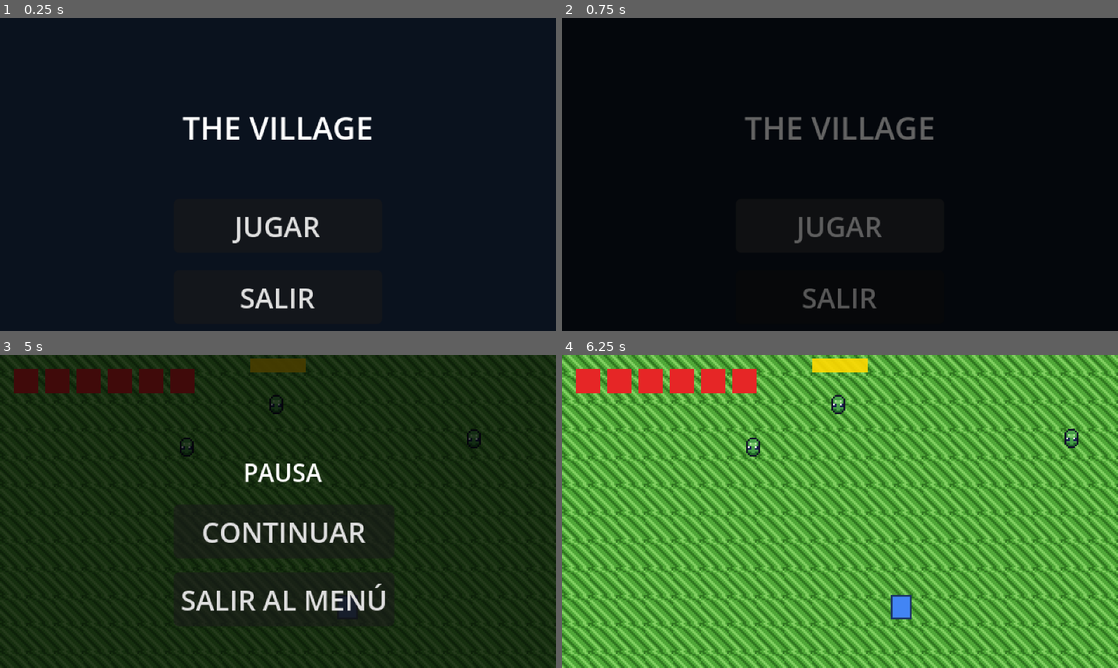
Above: before the commit, frames 1-4 (two rows, left to right).
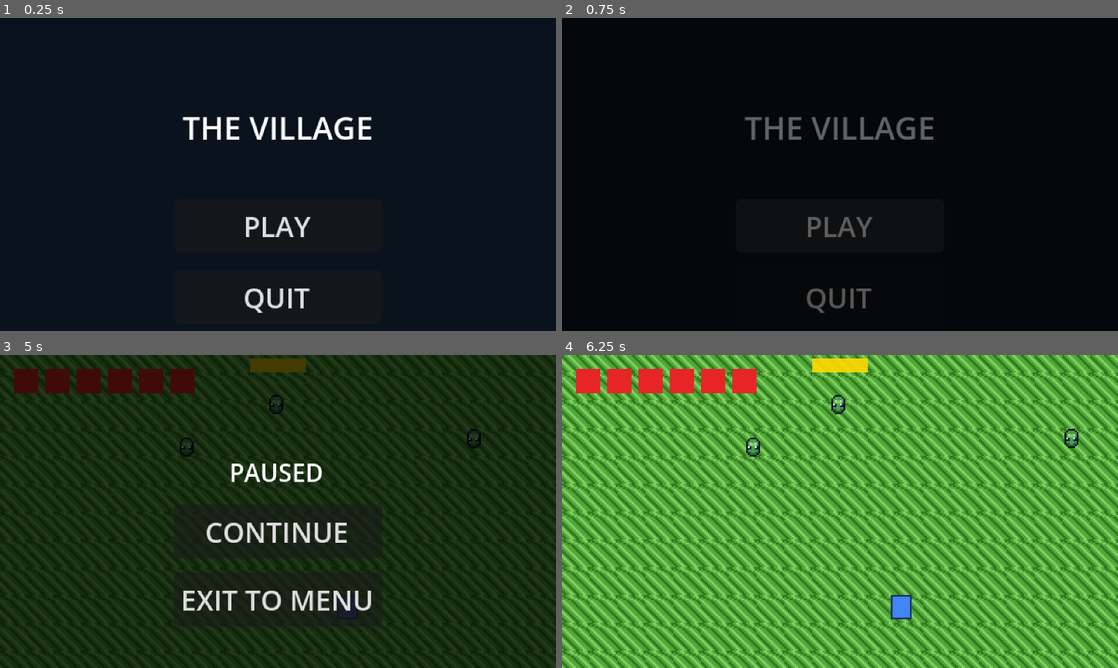
Above: after the commit, the same moments.

Repository: GoDGuilD/TheVillage
Game: Godot game, scene res://scenes/ui/MainMenu.tscn
Same seed, same stepped clock (60 frames per second), same inputs: the game is played once before the commit and once after it.
Inputs (mouse positions are in pixels of both pictures, inside the frame that each line leads up to):
- Up to frame 1 (0.25 s): no input
- Up to frame 2 (0.75 s): click (840, 224) at 0.5 s, where only the run before the commit has a clickable "JUGAR"
- Up to frame 3 (5 s): tap Enter at 1.25 s; move the mouse to (400, 495) at 1.27 s; hold D (move_right) 1.28-2 s; tap Space (attack) at 1.35, 2.85, 4.35 s; click (400, 495) at 1.42 s; drag from (166, 527) to (278, 364) at 2.02 s; move the mouse to (333, 442) at 2.77 s; hold D (move_right) 2.78-3.5 s; click (333, 442) at 2.92 s; drag from (250, 574) to (189, 448) at 3.52 s; move the mouse to (444, 558) at 4.27 s; hold A (move_left) from 4.28 s (still down); click (444, 558) at 4.42 s; tap Escape (pause_game) at 4.9 s
- Up to frame 4 (6.25 s): release A (move_left) at 5 s; click (845, 530) at 5 s, where only the run before the commit has a clickable "CONTINUAR"; drag from (673, 464) to (1056, 439) at 5.77 s

The runs differ from the first frame. In frame 1, 1.1% of the frame differs, in the area x 41-58%, y 63-95%; in frame 2, 1.0%; in frame 3, 3.1%, in the area x 32-70%, y 34-82%; in frame 4, nothing differs.

Commit message:
spanish consistency

Diff:
--- a/autoloads/PauseMenu.gd
+++ b/autoloads/PauseMenu.gd
@@ -6,11 +6,11 @@
 ##
 ## Hierarchy (built in code):
 ##   PauseMenu (CanvasLayer, layer=125, PROCESS_MODE_ALWAYS)
-##     └─ Fondo        (semi-transparent ColorRect)
-##     └─ Caja         (centered VBoxContainer)
-##           └─ Titulo (Label "PAUSA")
-##           └─ BtnContinuar  (Button "CONTINUAR")
-##           └─ BtnMenu       (Button "SALIR AL MENÚ")
+##     └─ Background     (semi-transparent ColorRect)
+##     └─ Box            (centered VBoxContainer)
+##           └─ Title       (Label "PAUSED")
+##           └─ ContinueButton  (Button "CONTINUE")
+##           └─ MenuButton      (Button "EXIT TO MENU")
 
 ## Prevents toggling pause during room transitions.
 var _transitioning: bool = false
@@ -19,49 +19,49 @@
 	layer = 125   ## Below GameOver (127) and SceneManager (128)
 	visible = false
 	process_mode = Node.PROCESS_MODE_ALWAYS
-	_construir_ui()
+	_build_ui()
 	InputHandler.pause_pressed.connect(_on_pause_pressed)
 	SceneManager.transition_started.connect(_on_transition_started)
 	SceneManager.transition_finished.connect(_on_transition_finished)
 
 # ─── UI construction ──────────────────────────────────────────────────────────
 
-func _construir_ui() -> void:
-	var fondo := ColorRect.new()
-	fondo.anchor_right  = 1.0
-	fondo.anchor_bottom = 1.0
-	fondo.color = Color(0.0, 0.0, 0.0, 0.72)
-	fondo.mouse_filter = Control.MOUSE_FILTER_IGNORE
-	add_child(fondo)
+func _build_ui() -> void:
+	var background := ColorRect.new()
+	background.anchor_right  = 1.0
+	background.anchor_bottom = 1.0
+	background.color = Color(0.0, 0.0, 0.0, 0.72)
+	background.mouse_filter = Control.MOUSE_FILTER_IGNORE
+	add_child(background)
 
-	var caja := VBoxContainer.new()
-	caja.anchor_left   = 0.5
-	caja.anchor_top    = 0.5
-	caja.anchor_right  = 0.5
-	caja.anchor_bottom = 0.5
-	caja.offset_left   = -60.0
-	caja.offset_top    = -32.0
-	caja.offset_right  =  60.0
-	caja.offset_bottom =  32.0
-	caja.alignment = BoxContainer.ALIGNMENT_CENTER
-	caja.add_theme_constant_override("separation", 8)
-	add_child(caja)
+	var box := VBoxContainer.new()
+	box.anchor_left   = 0.5
+	box.anchor_top    = 0.5
+	box.anchor_right  = 0.5
+	box.anchor_bottom = 0.5
+	box.offset_left   = -60.0
+	box.offset_top    = -32.0
+	box.offset_right  =  60.0
+	box.offset_bottom =  32.0
+	box.alignment = BoxContainer.ALIGNMENT_CENTER
+	box.add_theme_constant_override("separation", 8)
+	add_child(box)
 
-	var titulo := Label.new()
-	titulo.text = "PAUSA"
-	titulo.horizontal_alignment = HORIZONTAL_ALIGNMENT_CENTER
-	titulo.add_theme_font_size_override("font_size", 14)
-	caja.add_child(titulo)
+	var title := Label.new()
+	title.text = "PAUSED"
+	title.horizontal_alignment = HORIZONTAL_ALIGNMENT_CENTER
+	title.add_theme_font_size_override("font_size", 14)
+	box.add_child(title)
 
-	var btn_continuar := Button.new()
-	btn_continuar.text = "CONTINUAR"
-	btn_continuar.pressed.connect(_on_continuar_presionado)
-	caja.add_child(btn_continuar)
+	var continue_button := Button.new()
+	continue_button.text = "CONTINUE"
+	continue_button.pressed.connect(_on_continue_pressed)
+	box.add_child(continue_button)
 
-	var btn_menu := Button.new()
-	btn_menu.text = "SALIR AL MENÚ"
-	btn_menu.pressed.connect(_on_menu_presionado)
-	caja.add_child(btn_menu)
+	var menu_button := Button.new()
+	menu_button.text = "EXIT TO MENU"
+	menu_button.pressed.connect(_on_menu_pressed)
+	box.add_child(menu_button)
 
 # ─── Pause toggle ──────────────────────────────────────────────────────────────
 
@@ -70,23 +70,23 @@
 	if _transitioning:
 		return
 	match GameManager.state:
-		GameManager.GameState.PLAYING: _pausar()
-		GameManager.GameState.PAUSED:  _reanudar()
+		GameManager.GameState.PLAYING: _pause()
+		GameManager.GameState.PAUSED:  _resume()
 
-func _pausar() -> void:
+func _pause() -> void:
 	visible = true
 	GameManager.set_state(GameManager.GameState.PAUSED)
 
-func _reanudar() -> void:
+func _resume() -> void:
 	visible = false
 	GameManager.set_state(GameManager.GameState.PLAYING)
 
 # ─── Buttons ───────────────────────────────────────────────────────────────────
 
-func _on_continuar_presionado() -> void:
-	_reanudar()
+func _on_continue_pressed() -> void:
+	_resume()
 
-func _on_menu_presionado() -> void:
+func _on_menu_pressed() -> void:
 	visible = false
 	## Unpause the tree BEFORE calling SceneManager:
 	## go_to_room awaits tweens that don't advance while paused=true.
--- a/autoloads/SceneManager.gd
+++ b/autoloads/SceneManager.gd
@@ -1,6 +1,6 @@
 extends CanvasLayer
 ## Manages transitions between rooms and scenes with fade.
-## Usage: SceneManager.go_to_room("res://scenes/world/rooms/Sala1.tscn", "south")
+## Usage: SceneManager.go_to_room("res://scenes/world/rooms/Room1_Tutorial.tscn", "south")
 ##
 ## Flow of a complete transition:
 ##   1. Fade to black
--- a/scenes/ui/GameOver.gd
+++ b/scenes/ui/GameOver.gd
@@ -4,17 +4,17 @@
 ## Architecture:
 ##   - Connects to EventBus.player_died in its own _ready().
 ##   - Instantiated by HealthUI and added to root when the player dies.
-##   - On retry, uses SceneManager to do a clean fade to Sala1.
+##   - On retry, uses SceneManager to do a clean fade to Room1.
 ##
 ## Hierarchy (created in code to avoid .tscn dependencies):
 ##   GameOver (CanvasLayer, layer=127)
-##     └─ Fondo     (ColorRect, full dark screen)
-##     └─ Caja      (VBoxContainer, centered on screen)
-##           └─ Titulo   (Label, "GAME OVER")
-##           └─ Boton    (Button, "REINTENTAR")
+##     └─ Background  (ColorRect, full dark screen)
+##     └─ Box         (VBoxContainer, centered on screen)
+##           └─ Title    (Label, "GAME OVER")
+##           └─ Button   (Button, "RETRY")
 
 ## Seconds to wait before showing the screen (lets the last animation play out)
-const DEMORA_MOSTRAR := 0.8
+const SHOW_DELAY := 0.8
 
 func _ready() -> void:
 	## Layer 127: above the game UI but below the SceneManager fade (128).
@@ -22,57 +22,57 @@
 	visible = false
 	## PROCESS_MODE_ALWAYS guarantees the timer runs even while the tree is paused.
 	process_mode = Node.PROCESS_MODE_ALWAYS
-	_construir_ui()
+	_build_ui()
 	## Start directly: this scene is instantiated AS A RESULT OF player_died,
 	## so the signal has already been emitted. No need to listen for it again.
-	_on_jugador_muerto()
+	_on_player_died()
 
 # ─── UI construction ──────────────────────────────────────────────────────────
 
-func _construir_ui() -> void:
+func _build_ui() -> void:
 	## Semi-transparent background that visually blocks the game underneath.
-	var fondo := ColorRect.new()
-	fondo.anchor_right = 1.0
-	fondo.anchor_bottom = 1.0
-	fondo.color = Color(0.0, 0.0, 0.0, 0.78)
-	fondo.mouse_filter = Control.MOUSE_FILTER_IGNORE
-	add_child(fondo)
+	var background := ColorRect.new()
+	background.anchor_right = 1.0
+	background.anchor_bottom = 1.0
+	background.color = Color(0.0, 0.0, 0.0, 0.78)
+	background.mouse_filter = Control.MOUSE_FILTER_IGNORE
+	add_child(background)
 
 	## Container centered on screen (320×180 viewport).
-	var caja := VBoxContainer.new()
-	caja.anchor_left   = 0.5
-	caja.anchor_top    = 0.5
-	caja.anchor_right  = 0.5
-	caja.anchor_bottom = 0.5
-	caja.offset_left   = -55.0
-	caja.offset_top    = -22.0
-	caja.offset_right  =  55.0
-	caja.offset_bottom =  22.0
-	caja.alignment = BoxContainer.ALIGNMENT_CENTER
-	caja.add_theme_constant_override("separation", 8)
-	add_child(caja)
+	var box := VBoxContainer.new()
+	box.anchor_left   = 0.5
+	box.anchor_top    = 0.5
+	box.anchor_right  = 0.5
+	box.anchor_bottom = 0.5
+	box.offset_left   = -55.0
+	box.offset_top    = -22.0
+	box.offset_right  =  55.0
+	box.offset_bottom =  22.0
+	box.alignment = BoxContainer.ALIGNMENT_CENTER
+	box.add_theme_constant_override("separation", 8)
+	add_child(box)
 
-	var titulo := Label.new()
-	titulo.text = "GAME OVER"
-	titulo.horizontal_alignment = HORIZONTAL_ALIGNMENT_CENTER
-	titulo.add_theme_font_size_override("font_size", 14)
-	caja.add_child(titulo)
+	var title := Label.new()
+	title.text = "GAME OVER"
+	title.horizontal_alignment = HORIZONTAL_ALIGNMENT_CENTER
+	title.add_theme_font_size_override("font_size", 14)
+	box.add_child(title)
 
-	var boton := Button.new()
-	boton.text = "REINTENTAR"
-	boton.pressed.connect(_on_reintentar_presionado)
-	caja.add_child(boton)
+	var button := Button.new()
+	button.text = "RETRY"
+	button.pressed.connect(_on_retry_pressed)
+	box.add_child(button)
 
 # ─── Signals ──────────────────────────────────────────────────────────────────
 
-func _on_jugador_muerto() -> void:
-	await get_tree().create_timer(DEMORA_MOSTRAR, true).timeout
+func _on_player_died() -> void:
+	await get_tree().create_timer(SHOW_DELAY, true).timeout
 	visible = true
 
-func _on_reintentar_presionado() -> void:
+func _on_retry_pressed() -> void:
 	## Remove this node before the transition.
 	## It was added to root (not to the scene), so it isn't destroyed automatically
 	## on scene change — it must be freed manually.
 	## The SceneManager fade (layer 128) visually covers its disappearance.
 	queue_free()
-	SceneManager.go_to_room(Constants.SCENE_SALA1)
+	SceneManager.go_to_room(Constants.SCENE_ROOM1)
--- a/scenes/ui/MainMenu.gd
+++ b/scenes/ui/MainMenu.gd
@@ -3,16 +3,16 @@
 ##
 ## Responsibilities:
 ##   - Resets global state (unpauses the tree, MENU state).
-##   - "JUGAR" starts the game from Sala1 via SceneManager.
-##   - "SALIR" quits the application.
+##   - "PLAY" starts the game from Room1 via SceneManager.
+##   - "QUIT" quits the application.
 ##
 ## Hierarchy (built in code):
 ##   MainMenu (CanvasLayer, layer=0)
-##     └─ Fondo   (ColorRect, full screen)
-##     └─ Caja    (VBoxContainer, centered)
-##           └─ Titulo   (Label "THE VILLAGE")
-##           └─ BtnJugar (Button "JUGAR")
-##           └─ BtnSalir (Button "SALIR")
+##     └─ Background  (ColorRect, full screen)
+##     └─ Box         (VBoxContainer, centered)
+##           └─ Title       (Label "THE VILLAGE")
+##           └─ PlayButton  (Button "PLAY")
+##           └─ QuitButton  (Button "QUIT")
 
 func _ready() -> void:
 	layer = 0
@@ -20,55 +20,55 @@
 	## from a previous session (e.g. returning to the menu from the pause menu).
 	get_tree().paused = false
 	GameManager.set_state(GameManager.GameState.MENU)
-	_construir_ui()
+	_build_ui()
 
 # ─── UI construction ──────────────────────────────────────────────────────────
 
-func _construir_ui() -> void:
-	var fondo := ColorRect.new()
-	fondo.anchor_right  = 1.0
-	fondo.anchor_bottom = 1.0
-	fondo.color = Color(0.04, 0.07, 0.12)
-	add_child(fondo)
+func _build_ui() -> void:
+	var background := ColorRect.new()
+	background.anchor_right  = 1.0
+	background.anchor_bottom = 1.0
+	background.color = Color(0.04, 0.07, 0.12)
+	add_child(background)
 
-	var caja := VBoxContainer.new()
-	caja.anchor_left   = 0.5
-	caja.anchor_top    = 0.5
-	caja.anchor_right  = 0.5
-	caja.anchor_bottom = 0.5
-	caja.offset_left   = -60.0
-	caja.offset_top    = -40.0
-	caja.offset_right  =  60.0
-	caja.offset_bottom =  40.0
-	caja.alignment = BoxContainer.ALIGNMENT_CENTER
-	caja.add_theme_constant_override("separation", 10)
-	add_child(caja)
+	var box := VBoxContainer.new()
+	box.anchor_left   = 0.5
+	box.anchor_top    = 0.5
+	box.anchor_right  = 0.5
+	box.anchor_bottom = 0.5
+	box.offset_left   = -60.0
+	box.offset_top    = -40.0
+	box.offset_right  =  60.0
+	box.offset_bottom =  40.0
+	box.alignment = BoxContainer.ALIGNMENT_CENTER
+	box.add_theme_constant_override("separation", 10)
+	add_child(box)
 
-	var titulo := Label.new()
-	titulo.text = "THE VILLAGE"
-	titulo.horizontal_alignment = HORIZONTAL_ALIGNMENT_CENTER
-	titulo.add_theme_font_size_override("font_size", 18)
-	caja.add_child(titulo)
+	var title := Label.new()
+	title.text = "THE VILLAGE"
+	title.horizontal_alignment = HORIZONTAL_ALIGNMENT_CENTER
+	title.add_theme_font_size_override("font_size", 18)
+	box.add_child(title)
 
 	## Visual separator between title and buttons
-	var separador := Control.new()
-	separador.custom_minimum_size = Vector2(0.0, 8.0)
-	caja.add_child(separador)
+	var separator := Control.new()
+	separator.custom_minimum_size = Vector2(0.0, 8.0)
+	box.add_child(separator)
 
-	var btn_jugar := Button.new()
-	btn_jugar.text = "JUGAR"
-	btn_jugar.pressed.connect(_on_jugar_presionado)
-	caja.add_child(btn_jugar)
+	var play_button := Button.new()
+	play_button.text = "PLAY"
+	play_button.pressed.connect(_on_play_pressed)
+	box.add_child(play_button)
 
-	var btn_salir := Button.new()
-	btn_salir.text = "SALIR"
-	btn_salir.pressed.connect(_on_salir_presionado)
-	caja.add_child(btn_salir)
+	var quit_button := Button.new()
+	quit_button.text = "QUIT"
+	quit_button.pressed.connect(_on_quit_pressed)
+	box.add_child(quit_button)
 
 # ─── Signals ──────────────────────────────────────────────────────────────────
 
-func _on_jugar_presionado() -> void:
-	SceneManager.go_to_room(Constants.SCENE_SALA1)
+func _on_play_pressed() -> void:
+	SceneManager.go_to_room(Constants.SCENE_ROOM1)
 
-func _on_salir_presionado() -> void:
+func _on_quit_pressed() -> void:
 	get_tree().quit()
--- a/scenes/world/Door.gd
+++ b/scenes/world/Door.gd
@@ -4,16 +4,16 @@
 ##
 ## Inspector configuration (@export properties):
 ##   target_scene — res:// path of the destination room
-##   spawn_id     — id of the spawn point in the destination room ("norte", "sur", etc.)
+##   spawn_id     — id of the spawn point in the destination room ("north", "south", etc.)
 ##
-## Example: Sala1's north door → target_scene=Sala2, spawn_id="sur"
-## (the player appears at the south of Sala2, as if having entered from above)
+## Example: Room1's north door → target_scene=Room2, spawn_id="south"
+## (the player appears at the south of Room2, as if having entered from above)
 
 ## Path of the scene this door leads to.
 @export var target_scene: String = ""
 
 ## ID of the spawn point in the destination room.
-## Must match a child node of PuntosSpawn named "Spawn" + spawn_id.capitalize().
+## Must match a child node of SpawnPoints named "Spawn" + spawn_id.capitalize().
 @export var spawn_id: String = ""
 
 func _ready() -> void:
--- a/scenes/world/Room.gd
+++ b/scenes/world/Room.gd
@@ -4,10 +4,9 @@
 ## and positions the player at the correct spawn point on entry.
 ##
 ## Node convention in each room's .tscn:
-##   TileMapLayer        — receives the floor generated by code
-##   PuntosSpawn/        — Node2D with children: SpawnNorte, SpawnSur, SpawnEste, SpawnOeste
-##   Enemigos/           — enemy instances for the room
-##   Puertas/            — Door.tscn instances
+##   SpawnPoints/        — Node2D with children: SpawnNorth, SpawnSouth, SpawnEast, SpawnWest
+##   Enemies/            — enemy instances for the room
+##   Doors/              — Door.tscn instances
 ##   Player              — Player.tscn instance (initial position: room center)
 ##   HealthUI            — HealthUI.tscn instance
 
@@ -49,16 +48,16 @@
 	var hh := Constants.ROOM_HALF_TILES_Y * Constants.TILE_SIZE   # 96 px
 	var t  := 8.0  # half-thickness of each wall
 	var body := StaticBody2D.new()
-	body.name = "Paredes"
+	body.name = "Walls"
 	add_child(body)
 	## [center_x, center_y, half_width, half_height]
-	var segmentos: Array = [
+	var segments: Array = [
 		[0.0,      -(hh + t), hw + t, t],   # north
 		[0.0,       (hh + t), hw + t, t],   # south
 		[-(hw + t), 0.0,      t, hh + t],   # west
 		[ (hw + t), 0.0,      t, hh + t],   # east
 	]
-	for s in segmentos:
+	for s in segments:
 		var cs   := CollisionShape2D.new()
 		var rect := RectangleShape2D.new()
 		rect.size = Vector2(s[2] * 2.0, s[3] * 2.0)
@@ -92,17 +91,17 @@
 # ─── Spawn ────────────────────────────────────────────────────────────────────
 
 func _on_room_entered(spawn_id: String) -> void:
-	## Find the PuntosSpawn/SpawnXxx node and move the player there.
-	## spawn_id = "norte", "sur", "este", "oeste" → node = "SpawnNorte", "SpawnSur", etc.
-	var puntos := get_node_or_null("PuntosSpawn")
-	if not puntos:
-		push_warning("Room: node 'PuntosSpawn' does not exist.")
+	## Find the SpawnPoints/SpawnXxx node and move the player there.
+	## spawn_id = "north", "south", "east", "west" → node = "SpawnNorth", "SpawnSouth", etc.
+	var spawn_points := get_node_or_null("SpawnPoints")
+	if not spawn_points:
+		push_warning("Room: node 'SpawnPoints' does not exist.")
 		return
-	var nombre := "Spawn" + spawn_id.capitalize()
-	var punto  := puntos.get_node_or_null(nombre)
-	if not punto:
-		push_warning("Room: spawn point '%s' not found in PuntosSpawn." % nombre)
+	var spawn_name := "Spawn" + spawn_id.capitalize()
+	var spawn_point := spawn_points.get_node_or_null(spawn_name)
+	if not spawn_point:
+		push_warning("Room: spawn point '%s' not found in SpawnPoints." % spawn_name)
 		return
 	var player := GameManager.get_player()
 	if player:
-		player.global_position = punto.global_position
+		player.global_position = spawn_point.global_position
--- a/scenes/world/rooms/Sala1_Tutorial.tscn
+++ b/scenes/world/rooms/Room1_Tutorial.tscn
@@ -6,32 +6,32 @@
 [ext_resource type="PackedScene" uid="uid://cn9j6r3t7ydhs" path="res://scenes/enemies/Slime.tscn" id="4_slime"]
 [ext_resource type="PackedScene" uid="uid://bt1doortscn01" path="res://scenes/world/Door.tscn" id="5_door"]
 
-[node name="Sala1Tutorial" type="Node2D"]
+[node name="Room1Tutorial" type="Node2D"]
 script = ExtResource("1_room")
 
 [node name="TileMapLayer" type="TileMapLayer" parent="."]
 
-[node name="PuntosSpawn" type="Node2D" parent="."]
+[node name="SpawnPoints" type="Node2D" parent="."]
 
-[node name="SpawnNorte" type="Node2D" parent="PuntosSpawn"]
+[node name="SpawnNorth" type="Node2D" parent="SpawnPoints"]
 position = Vector2(0.0, -72.0)
 
-[node name="Puertas" type="Node2D" parent="."]
+[node name="Doors" type="Node2D" parent="."]
 
-[node name="PuertaNorte" parent="Puertas" instance=ExtResource("5_door")]
+[node name="DoorNorth" parent="Doors" instance=ExtResource("5_door")]
 position = Vector2(0.0, -84.0)
-target_scene = "res://scenes/world/rooms/Sala2_Desafio.tscn"
-spawn_id = "sur"
+target_scene = "res://scenes/world/rooms/Room2_Challenge.tscn"
+spawn_id = "south"
 
-[node name="Enemigos" type="Node2D" parent="."]
+[node name="Enemies" type="Node2D" parent="."]
 
-[node name="Slime" parent="Enemigos" instance=ExtResource("4_slime")]
+[node name="Slime" parent="Enemies" instance=ExtResource("4_slime")]
 position = Vector2(-80.0, -35.0)
 
-[node name="Slime2" parent="Enemigos" instance=ExtResource("4_slime")]
+[node name="Slime2" parent="Enemies" instance=ExtResource("4_slime")]
 position = Vector2(80.0, -35.0)
 
-[node name="Slime3" parent="Enemigos" instance=ExtResource("4_slime")]
+[node name="Slime3" parent="Enemies" instance=ExtResource("4_slime")]
 position = Vector2(0.0, -60.0)
 
 [node name="Player" parent="." instance=ExtResource("2_player")]
--- a/scenes/world/rooms/Sala2_Desafio.tscn
+++ b/scenes/world/rooms/Room2_Challenge.tscn
@@ -6,38 +6,38 @@
 [ext_resource type="PackedScene" uid="uid://cn9j6r3t7ydhs" path="res://scenes/enemies/Slime.tscn" id="4_slime"]
 [ext_resource type="PackedScene" uid="uid://bt1doortscn01" path="res://scenes/world/Door.tscn" id="5_door"]
 
-[node name="Sala2Desafio" type="Node2D"]
+[node name="Room2Challenge" type="Node2D"]
 script = ExtResource("1_room")
 
 [node name="TileMapLayer" type="TileMapLayer" parent="."]
 
-[node name="PuntosSpawn" type="Node2D" parent="."]
+[node name="SpawnPoints" type="Node2D" parent="."]
 
-[node name="SpawnSur" type="Node2D" parent="PuntosSpawn"]
+[node name="SpawnSouth" type="Node2D" parent="SpawnPoints"]
 position = Vector2(0.0, 72.0)
 
-[node name="Puertas" type="Node2D" parent="."]
+[node name="Doors" type="Node2D" parent="."]
 
-[node name="PuertaSur" parent="Puertas" instance=ExtResource("5_door")]
+[node name="DoorSouth" parent="Doors" instance=ExtResource("5_door")]
 position = Vector2(0.0, 84.0)
-target_scene = "res://scenes/world/rooms/Sala1_Tutorial.tscn"
-spawn_id = "norte"
+target_scene = "res://scenes/world/rooms/Room1_Tutorial.tscn"
+spawn_id = "north"
 
-[node name="Enemigos" type="Node2D" parent="."]
+[node name="Enemies" type="Node2D" parent="."]
 
-[node name="Slime" parent="Enemigos" instance=ExtResource("4_slime")]
+[node name="Slime" parent="Enemies" instance=ExtResource("4_slime")]
 position = Vector2(-60.0, -30.0)
 
-[node name="Slime2" parent="Enemigos" instance=ExtResource("4_slime")]
+[node name="Slime2" parent="Enemies" instance=ExtResource("4_slime")]
 position = Vector2(60.0, -30.0)
 
-[node name="Slime3" parent="Enemigos" instance=ExtResource("4_slime")]
+[node name="Slime3" parent="Enemies" instance=ExtResource("4_slime")]
 position = Vector2(0.0, 0.0)
 
-[node name="Slime4" parent="Enemigos" instance=ExtResource("4_slime")]
+[node name="Slime4" parent="Enemies" instance=ExtResource("4_slime")]
 position = Vector2(-40.0, 40.0)
 
-[node name="Slime5" parent="Enemigos" instance=ExtResource("4_slime")]
+[node name="Slime5" parent="Enemies" instance=ExtResource("4_slime")]
 position = Vector2(40.0, 40.0)
 
 [node name="Player" parent="." instance=ExtResource("2_player")]
--- a/scripts/data/Constants.gd
+++ b/scripts/data/Constants.gd
@@ -62,7 +62,7 @@
 const HEART_DROP_CHANCE := 0.30
 
 # ─── Scene paths ──────────────────────────────────────────────────────────────
-const SCENE_SALA1       := "res://scenes/world/rooms/Sala1_Tutorial.tscn"
-const SCENE_SALA2       := "res://scenes/world/rooms/Sala2_Desafio.tscn"
+const SCENE_ROOM1       := "res://scenes/world/rooms/Room1_Tutorial.tscn"
+const SCENE_ROOM2       := "res://scenes/world/rooms/Room2_Challenge.tscn"
 const SCENE_HEART_PICKUP := "res://scenes/items/HeartPickup.tscn"
 const SCENE_MAIN_MENU   := "res://scenes/ui/MainMenu.tscn"
Not shown, changed: CLAUDE.md
Not shown, changed: GDD.md
